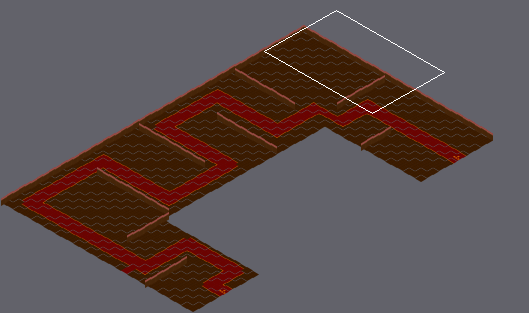
Tiled map (JSON) -- assets/tiledmap/Levels/level6.json. The first picture is a wide view before the edit; the outline marks the close-up.
Close-up. The starting point:
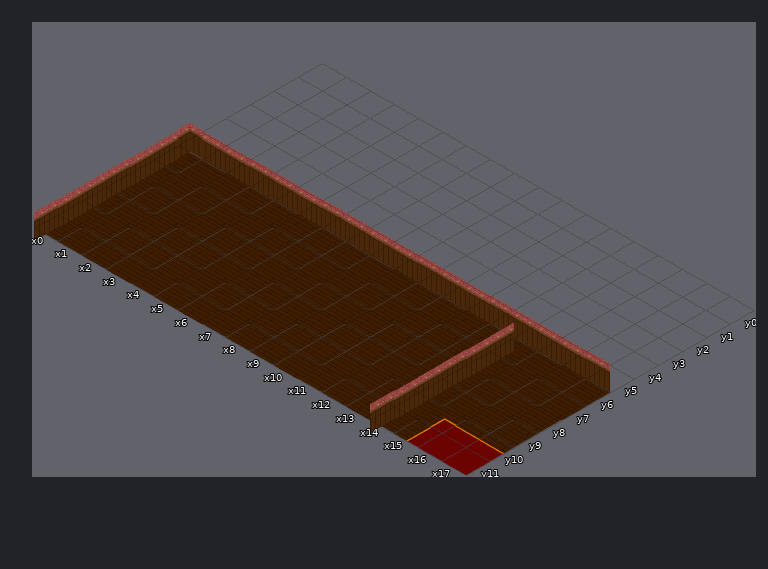
Cells are 182x104 px. Isometric: x runs down to the right, y down to the left. Shown: x 0..17, y 0..11. The commit also changed other parts of the map, which this record leaves out.
And afterwards:
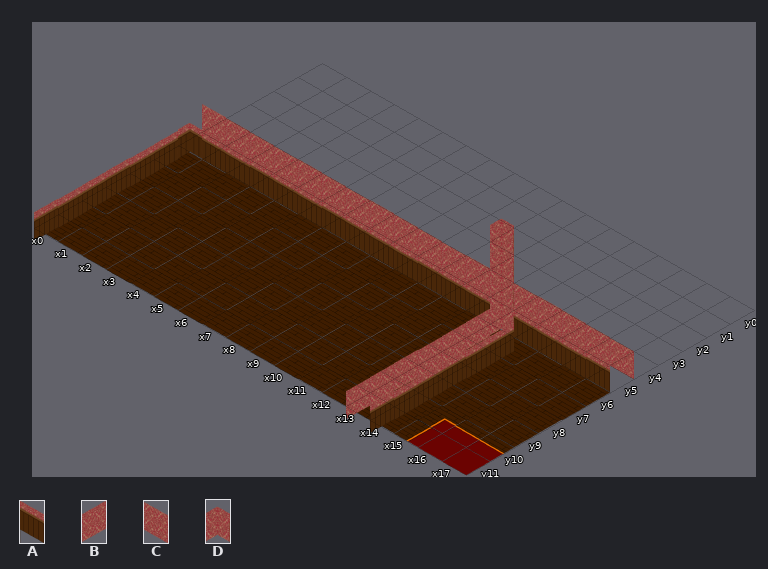
Key: from "wall": A 1, B 3 flipped left-right, C 3 turned 180; from "wall2": D 0.
_ is an empty cell.
Changes in this commit:
Layer "wall":
y 2: x 10 _ -> D
y 3: x 11 _ -> D
y 4: x 0..17 __________________ -> CCCCCCCCCCCCDCCCCC
y 5: x 13 A -> D
y 6..11: x 13 _ -> B
